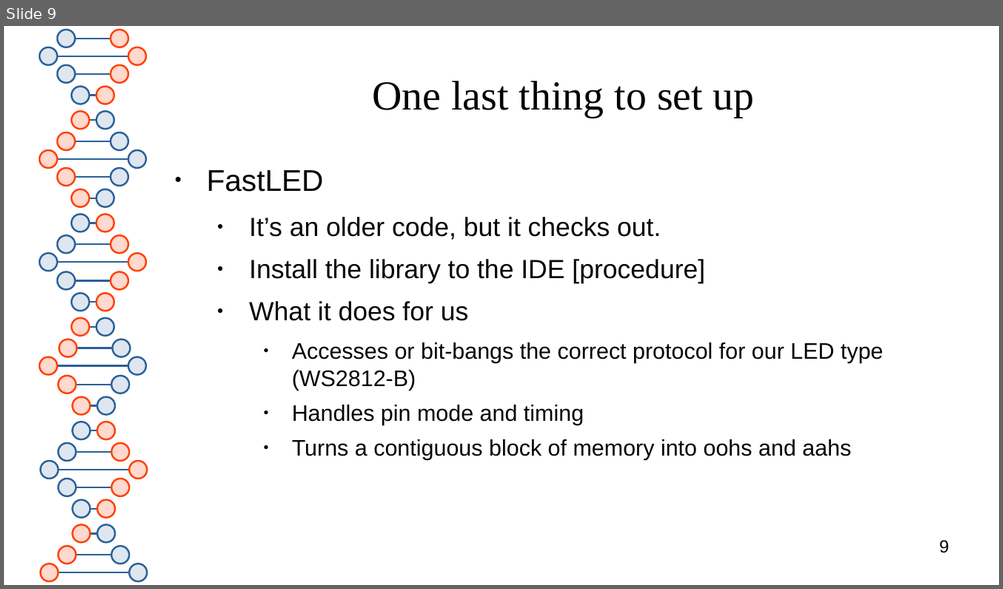
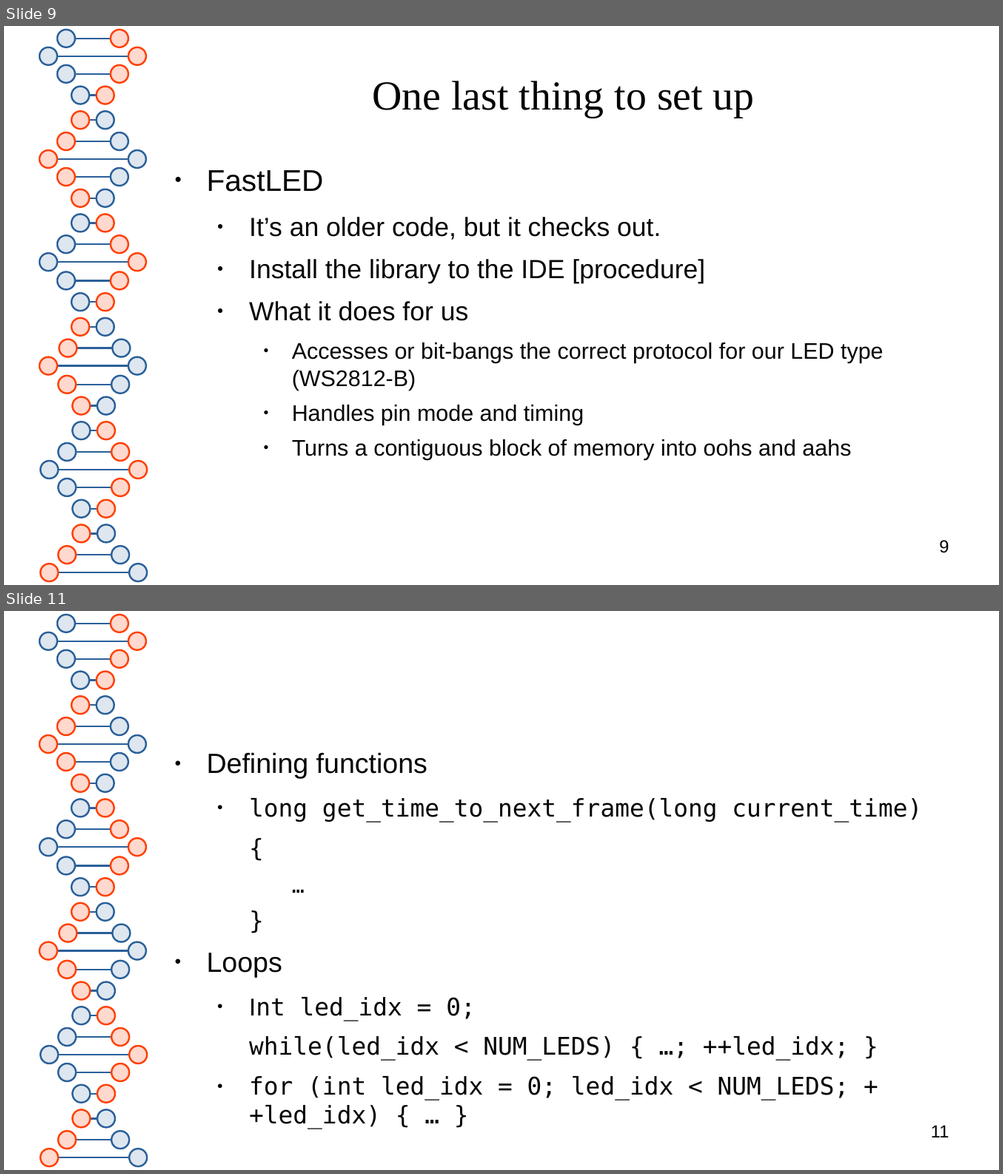
Before and after one commit to spacemeat/led_arts, a slide deck: elsky2025/preso.odp. Shown one above the other, each under a label of ours: slide 9 before the commit, slides 9 and 11 after it; the slides between them are not shown. The pictures are 1003x589 and 1003x1174 pixels, drawn with LibreOffice and Linux fonts; fonts in the diff are those of the drawing. Boxes give left, top, right and bottom in pixels: in the first picture for what was removed or moved away, otherwise in the second. Text is boxed around its words. In the diff, an @@ line names an element or a change of style, - is before the commit and + after.

```diff
--- a/elsky2025/preso.odp
+++ b/elsky2025/preso.odp
@@ slide 11 added at bbox=[4, 611, 999, 1170], background #FFFFFF; not listed: 81 template elements that a slide beside it also shows @@
@@ text added at bbox=[207, 752, 922, 1130], 19.4 pt, text #050505 @@
+● Defining functions
+  ● long get_time_to_next_frame(long current_time)
+  {
+    …
+  }
+● Loops
+  ● Int led_idx = 0;
+  while(led_idx < NUM_LEDS) { …; ++led_idx; }
+  ● for (int led_idx = 0; led_idx < NUM_LEDS; ++led_idx) { … }
@@ page number added at bbox=[930, 1125, 949, 1138], 14 pt, text #000000 @@
+11
```
Also in this commit, not shown: 1 slide changed, 1 other slide added.
